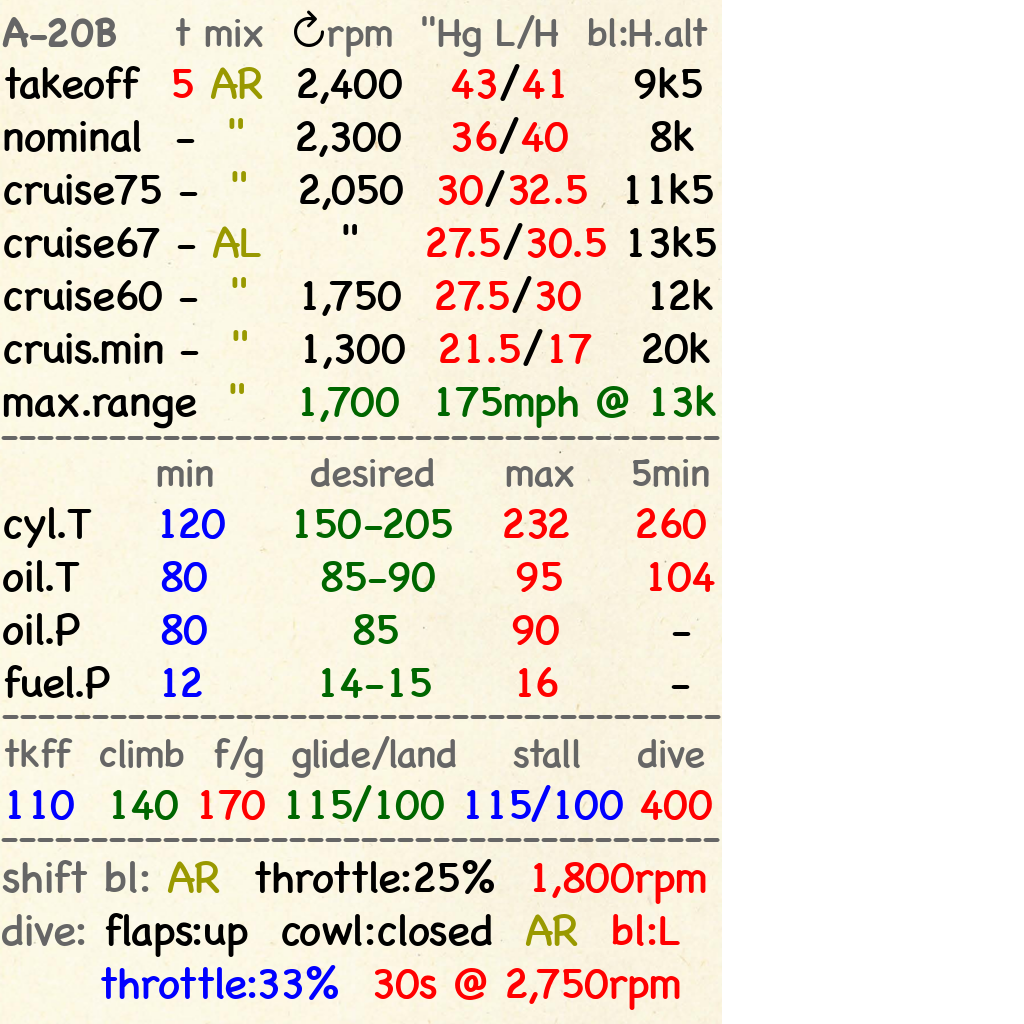
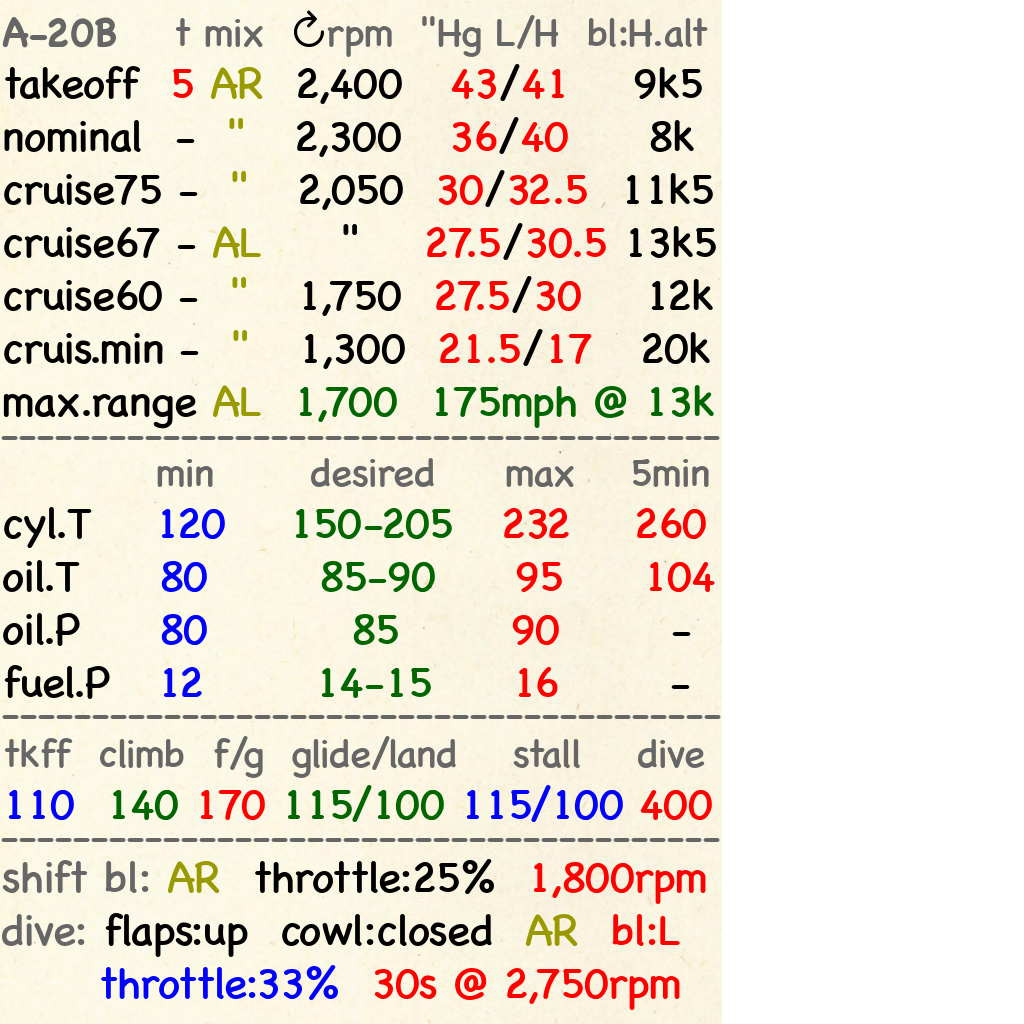
Layered file, before and after one edit (1024×1024). Changes by layer:
painted on "A-20B t mix ↻rpm 'Hg L/H ..." over [212,383,716,428]
